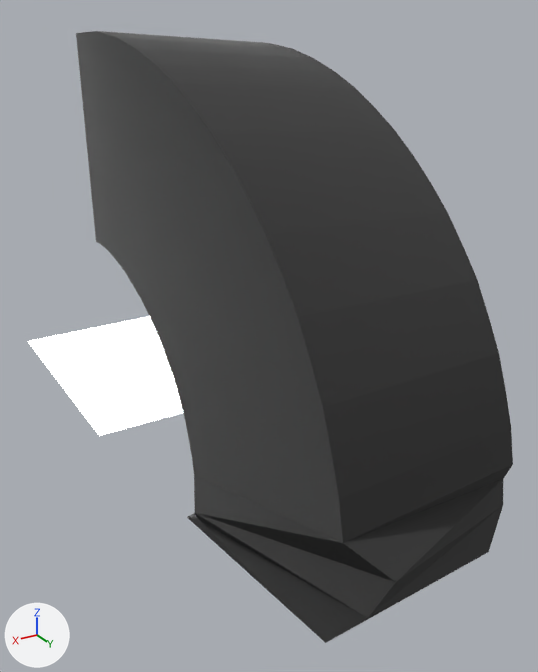
What one commit did to the Blender file apps/src/hotssh-inside.blend.
Camera for both pictures: a 50 mm lens placed at (2.28, 4.41, 2.05), pointed at (-0.23, 0.23, -0.04). Every picture has the same lights, and +X, +Y and +Z are marked at lower left.
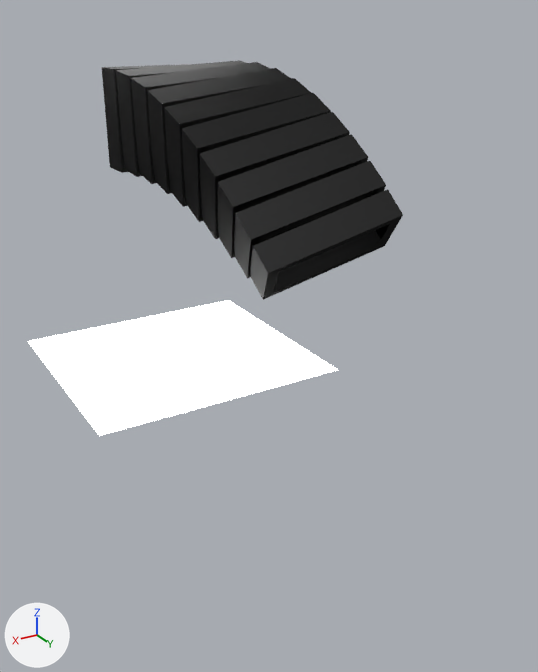
Commit message: / ‘apps/src/hotssh-inside.blend’

ob_beziercurve is not drawn itself; it is the parent of ob_cube.

Where the change shows, as pixel boxes [x1, y1, x2, y2] in the pictures (538 x 672 px):
'Cube', deleted: before [76, 31, 513, 643]
'Cube.001', added: after [102, 60, 403, 300]

What changed in the scene script:
```text
Change mat_blacklens:
    where n1 = _N.new('ShaderNodeMixShader'); n1.name = 'Mix Shader'
    remove n1.inputs[0].default_value = 0.9  # 'Factor'
    where n2 = _N.new('ShaderNodeBsdfAnisotropic'); n2.name = 'Glossy BSDF'
    n2.inputs[1].default_value: 1.0 -> 0.548  # 'Roughness'
    add n2.inputs[0].default_value = (0.0719, 0.0719, 0.0719, 1.0)  # 'Color', dark grey #4c4c4c
Add me_cube_001:
    me_cube_001.from_pydata(...)  # 48 vertices, 28 faces; spans x -1.0..1.0, y -1.0..-0.28, z -1.0..1.0
    me_cube_001.materials.append(mat_blacklens)
Remove ob_beziercurve:
    ob_beziercurve = bpy.data.objects.new('BezierCurve', cu_beziercurve)
    ob_beziercurve.location = (-0.0345, -1.02, 1.059)
    ob_beziercurve.scale = (5.38, 5.38, 5.38)
Remove ob_cube:
    ob_cube = bpy.data.objects.new('Cube', me_cube)
    ob_cube.parent = ob_beziercurve
    ob_cube.matrix_parent_inverse = Matrix(((0.186, 0.0, 0.0, 0.0185), (0.0, 0.186, 0.0, 0.177), (0.0, 0.0, 0.186, -0.207), (0.0, 0.0, 0.0, 1.0)))
    ob_cube.location = (-0.107, -0.179, 1.062)
    _m = ob_cube.modifiers.new('Curve', 'CURVE')
    _m.object = ob_beziercurve
    _m.deform_axis = 'POS_Y'
Add ob_cube_001:
    ob_cube_001 = bpy.data.objects.new('Cube.001', me_cube_001)
    ob_cube_001.location = (-0.148, -0.811, 1.341)
    ob_cube_001.scale = (0.498, 0.362, 0.362)
    _m = ob_cube_001.modifiers.new('Bevel', 'BEVEL')
    _m.width = 0.008
    _m.width_pct = 0.008
    _m.segments = 3
    _m.limit_method = 'NONE'
    _m.spread = 0.0
    _m = ob_cube_001.modifiers.new('Array', 'ARRAY')
    _m.count = 10
    _m.constant_offset_displace = (0.0, 0.0, 0.0)
    _m.use_relative_offset = False
    _m.use_object_offset = True
    _m.offset_object = ob_empty
Add ob_empty:
    ob_empty = bpy.data.objects.new('Empty', None)
    ob_empty.location = (-0.148, -0.546, 1.341)
    ob_empty.rotation_euler = (-0.0928, 0.0395, -0.00359)  # degrees (-5.3, 2.3, -0.2)
    ob_empty.scale = (0.491, 0.347, 0.347)
```
